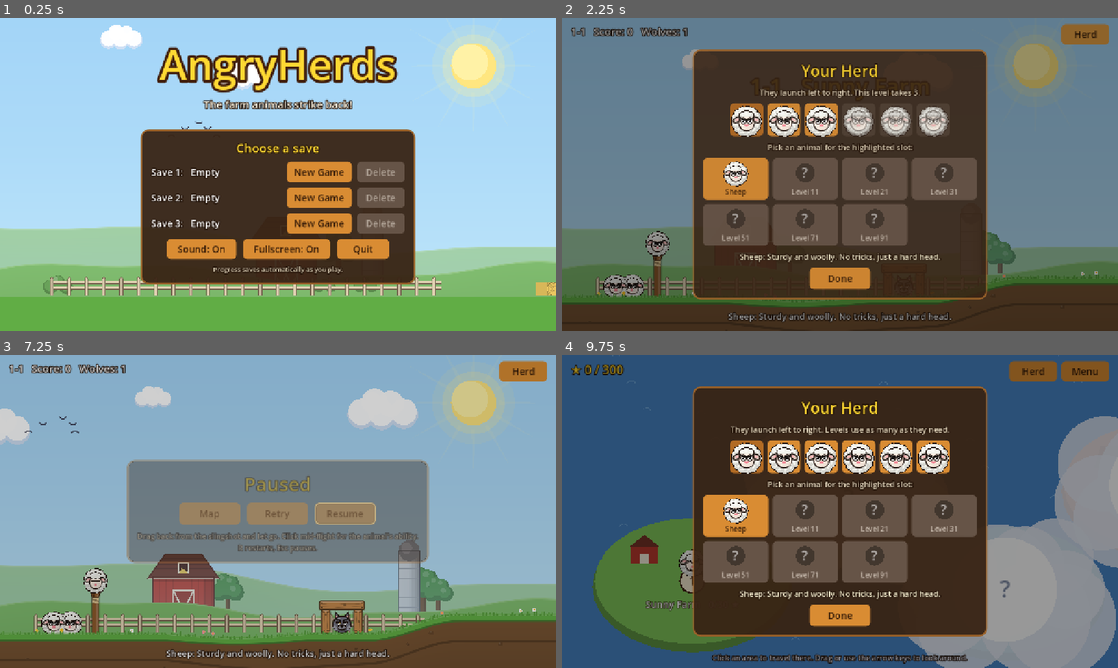
Above: before the commit, frames 1-4 (two rows, left to right).
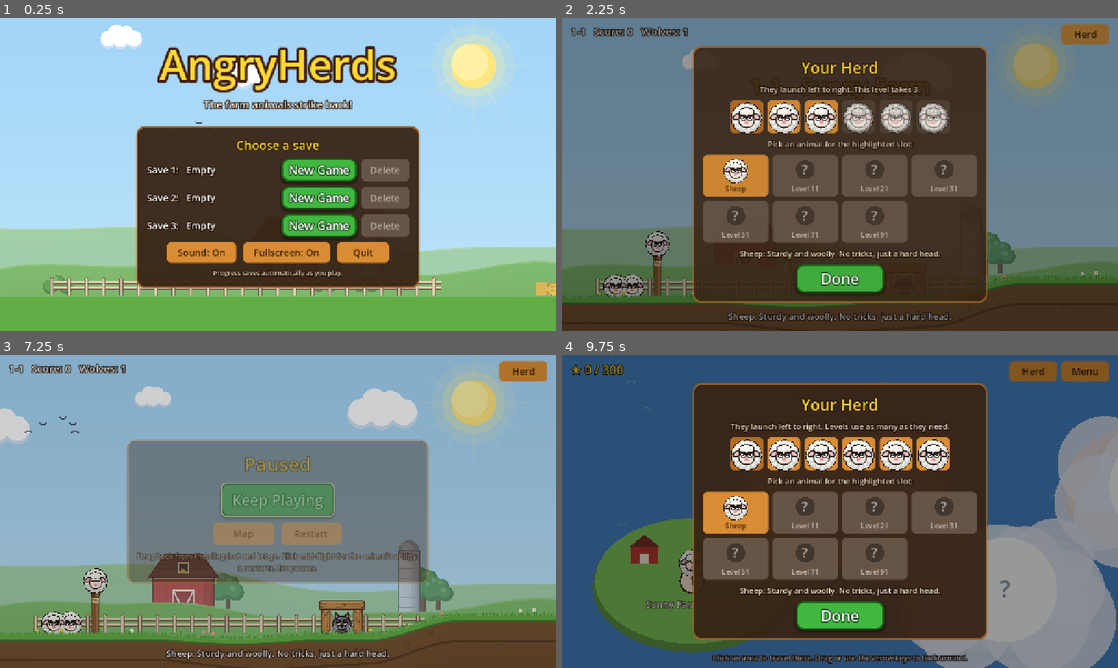
Above: after the commit, the same moments.

Repository: DocFoxHound/AngryHerds
Game: Godot game, scene res://scenes/title.tscn
The game is run twice, just before and just after one commit, with the same random seed, the same clock (stepped at 60 frames per second) and the same inputs.
Inputs (mouse positions are in pixels of both pictures, inside the frame that each line leads up to):
- Up to frame 1 (0.25 s): no input
- Up to frame 2 (2.25 s): click "New Game" at 0.5 s; click "Skip" at 1.25 s; click "Herd" at 2 s
- Up to frame 3 (7.25 s): click "Done" at 2.75 s; tap Enter at 3.5, 3.6, 5.1, 6.6 s; move the mouse to (400, 495) at 3.52 s; hold Right (ui_right) 3.53-4.25 s; click (400, 495) at 3.67 s; tap Space at 3.77, 4.07, 6.77, 7.07 s; drag from (166, 527) to (250, 574) at 4.27 s; move the mouse to (333, 442) at 5.02 s; hold Right (ui_right) 5.03-5.75 s; drag from (250, 574) to (111, 464) at 5.77 s; move the mouse to (444, 558) at 6.52 s; hold Left (ui_left) from 6.53 s (still down); tap Escape at 7.15 s
- Up to frame 4 (9.75 s): release Left (ui_left) at 7.25 s; click "Map" at 7.25 s; click "Herd" at 8 s; click "Menu" at 8.75 s; click "Herd" at 9.5 s

The runs differ from the first frame. In frame 1, 9.5% of the frame differs, in the area x 24-76%, y 34-87%; in frame 2, 10%; in frame 3, 14%, in the area x 22-78%, y 26-74%; in frame 4, 11%.

Commit message:
Make the button to keep playing big and green
Kids couldn't tell which of the identical buttons to press after a level.
Each menu now has one big, gently pulsing green button for the obvious
next step (Next Level, Try Again, Keep Playing, Play, Done), with the
other choices smaller underneath.

Co-Authored-By: Claude Opus 5.5 <noreply@anthropic.com>
Claude-Session: https://claude.ai/code/session_01MXr3AF7JxTVkyjMcMpKBt4

Diff:
--- a/scripts/hud.gd
+++ b/scripts/hud.gd
@@ -132,11 +132,11 @@
 func show_pause() -> void:
 	var box := _open_panel()
 	box.add_child(Ui.label(44, "Paused", Ui.GOLD))
+	var resume := Ui.go_button("Keep Playing", hide_overlay)
+	box.add_child(resume)
 	var buttons := Ui.row()
 	buttons.add_child(Ui.button("Map", func() -> void: map_pressed.emit()))
-	buttons.add_child(Ui.button("Retry", func() -> void: retry_pressed.emit()))
-	var resume := Ui.button("Resume", hide_overlay)
-	buttons.add_child(resume)
+	buttons.add_child(Ui.button("Restart", func() -> void: retry_pressed.emit()))
 	box.add_child(buttons)
 	box.add_child(Ui.label(17, "Drag back from the slingshot and let go. Click mid-flight for the animal's ability.\nR restarts, Esc pauses.", Color(0.9, 0.85, 0.75)))
 	resume.grab_focus.call_deferred()
@@ -159,13 +159,21 @@
 	box.add_child(Ui.label(30, "Score: %d" % score))
 	if won:
 		box.add_child(Ui.label(22, "New best!" if new_best else "Best: %d" % best, Color(0.6, 1.0, 0.6) if new_best else Color.WHITE))
+	# One big green button for the obvious next step, the rest small underneath.
+	var go: Button
+	if won and has_next:
+		go = Ui.go_button("Next Level", func() -> void: next_pressed.emit())
+	elif won:
+		go = Ui.go_button("Back to Map", func() -> void: map_pressed.emit())
+	else:
+		go = Ui.go_button("Try Again", func() -> void: retry_pressed.emit())
+	box.add_child(go)
+	go.grab_focus.call_deferred()
 	var buttons := Ui.row()
-	buttons.add_child(Ui.button("Map", func() -> void: map_pressed.emit()))
-	buttons.add_child(Ui.button("Retry", func() -> void: retry_pressed.emit()))
-	if won and has_next:
-		var next := Ui.button("Next", func() -> void: next_pressed.emit())
-		buttons.add_child(next)
-		next.grab_focus.call_deferred()
+	if has_next or not won:
+		buttons.add_child(Ui.button("Map", func() -> void: map_pressed.emit()))
+	if won:
+		buttons.add_child(Ui.button("Play Again", func() -> void: retry_pressed.emit(), Vector2(160, 50)))
 	if can_skip:
 		buttons.add_child(Ui.button("Skip level", func() -> void: skip_pressed.emit(), Vector2(160, 50)))
 	box.add_child(buttons)
--- a/scripts/lineup_panel.gd
+++ b/scripts/lineup_panel.gd
@@ -79,7 +79,7 @@
 	info_label.custom_minimum_size = Vector2(620, 26)
 	box.add_child(info_label)
 	var buttons := Ui.row()
-	buttons.add_child(Ui.button("Done", func() -> void: closed.emit()))
+	buttons.add_child(Ui.go_button("Done", func() -> void: closed.emit(), Vector2(200, 64)))
 	box.add_child(buttons)
 	_refresh()
 	_describe(announce if announce != "" else Game.lineup[0])
--- a/scripts/title.gd
+++ b/scripts/title.gd
@@ -104,7 +104,9 @@
 		name_label.custom_minimum_size = Vector2(300, 0)
 		name_label.horizontal_alignment = HORIZONTAL_ALIGNMENT_LEFT
 		row.add_child(name_label)
-		row.add_child(Ui.button("Continue" if info.used else "New Game", _play.bind(n), Vector2(150, 46)))
+		var play := Ui.go_button("Play" if info.used else "New Game", _play.bind(n), Vector2(170, 52))
+		play.add_theme_font_size_override("font_size", 26)
+		row.add_child(play)
 		var delete := Ui.button("Delete", _confirm_delete.bind(n), Vector2(110, 46))
 		delete.disabled = not info.used
 		row.add_child(delete)
--- a/scripts/ui.gd
+++ b/scripts/ui.gd
@@ -56,6 +56,37 @@
 	return b
 
 
+## The big green button for the one thing to press next (Next, Try Again, Play...). It pulses
+## gently so it is the first thing a kid's eye lands on.
+static func go_button(text: String, action: Callable, min_size := Vector2(260, 78)) -> Button:
+	var b := button(text, action, min_size)
+	b.add_theme_stylebox_override("normal", _go_box(Color(0.25, 0.72, 0.25)))
+	b.add_theme_stylebox_override("hover", _go_box(Color(0.35, 0.84, 0.32)))
+	b.add_theme_stylebox_override("pressed", _go_box(Color(0.18, 0.55, 0.18)))
+	b.add_theme_font_size_override("font_size", 34)
+	for state in ["font_color", "font_hover_color", "font_pressed_color", "font_focus_color", "font_hover_pressed_color"]:
+		b.add_theme_color_override(state, Color.WHITE)
+	b.add_theme_color_override("font_outline_color", Color(0.05, 0.25, 0.05))
+	b.add_theme_constant_override("outline_size", 8)
+	b.size_flags_horizontal = Control.SIZE_SHRINK_CENTER
+	b.resized.connect(func() -> void: b.pivot_offset = b.size / 2.0)
+	b.ready.connect(func() -> void:
+		var tween := b.create_tween().set_loops()
+		tween.tween_property(b, "scale", Vector2(1.06, 1.06), 0.6).set_trans(Tween.TRANS_SINE)
+		tween.tween_property(b, "scale", Vector2.ONE, 0.6).set_trans(Tween.TRANS_SINE))
+	return b
+
+
+static func _go_box(color: Color) -> StyleBoxFlat:
+	var style := box(color, 16)
+	style.border_color = Color(0.1, 0.4, 0.1)
+	style.set_border_width_all(4)
+	style.shadow_color = Color(0, 0, 0, 0.35)
+	style.shadow_size = 6
+	style.shadow_offset = Vector2(0, 4)
+	return style
+
+
 static func row(separation := 16) -> HBoxContainer:
 	var r := HBoxContainer.new()
 	r.alignment = BoxContainer.ALIGNMENT_CENTER
